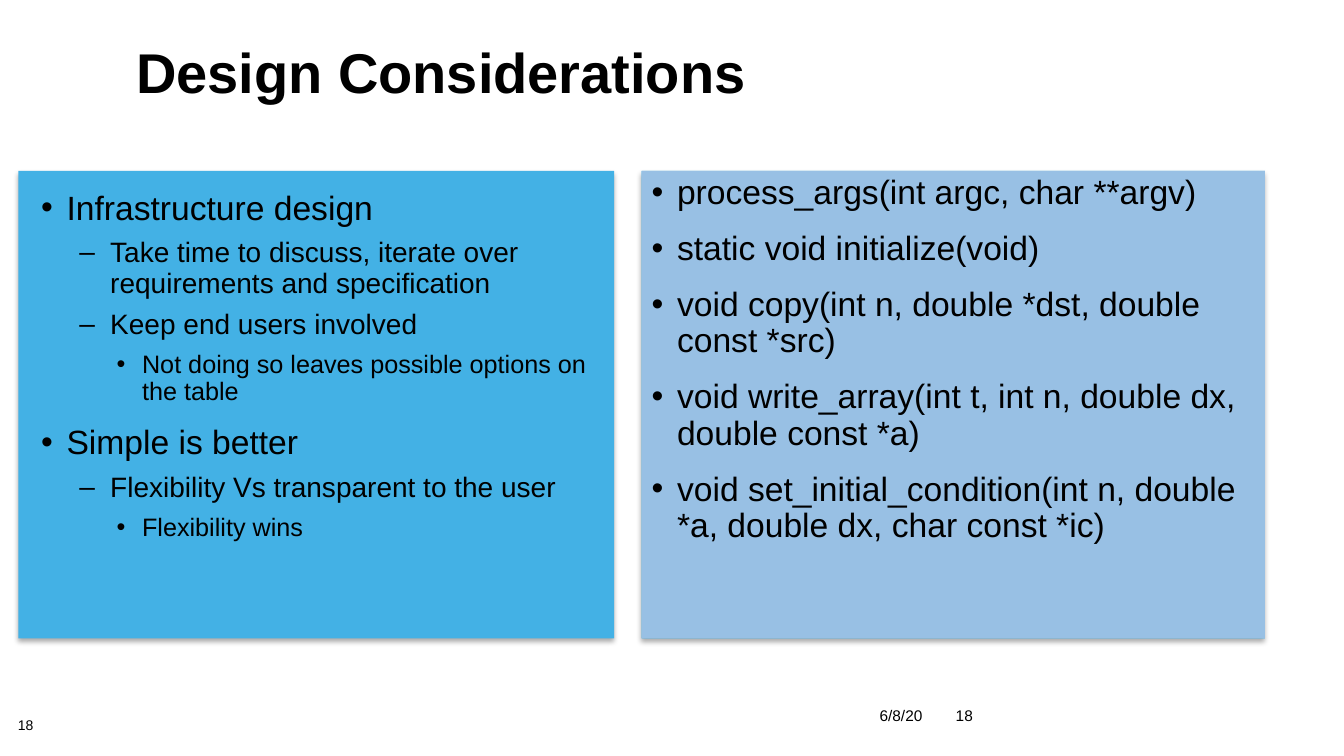
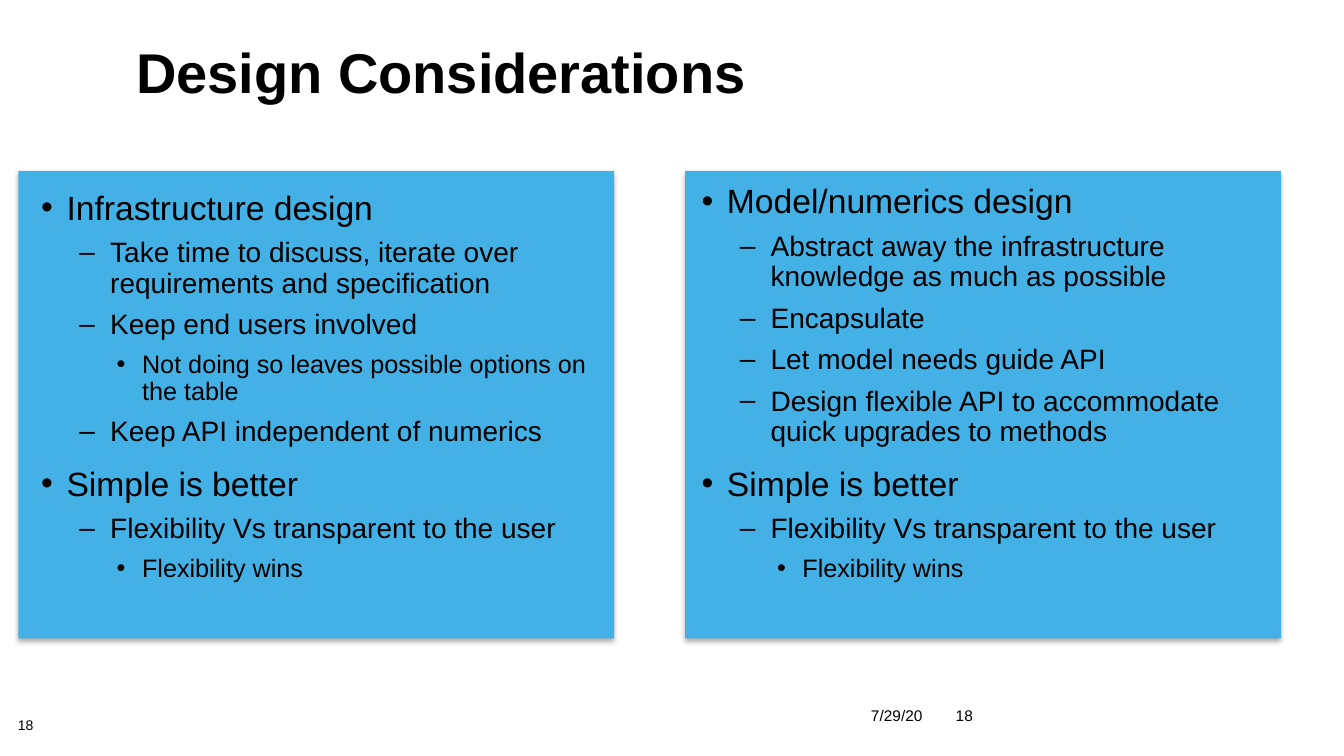
Before and after one commit to betterscientificsoftware/bssw-tutorial, a slide deck: slide 18 of presentations/04-design.pptx. Drawn at 1344x756 pixels with LibreOffice and Linux fonts; fonts in the diff are those of the drawing; background and template pictures are left out. Boxes give left, top, right and bottom in pixels: in the first picture for what was removed or moved away, otherwise in the second. Text is boxed around its words. In the diff, an @@ line names an element or a change of style, - is before the commit and + after.

```diff
--- a/presentations/04-design.pptx
+++ b/presentations/04-design.pptx
@@ text in rectangle at <box>677,179,1236,544</box>: text removed @@
-• process_args(int argc, char **argv)
-• static void initialize(void)
-• void copy(int n, double *dst, double const *src)
-• void write_array(int t, int n, double dx, double const *a)
-• void set_initial_condition(int n, double *a, double dx, char const *ic)
@@ rectangle: place and size @@
-rectangle at <box>641,171,1264,639</box>
+rectangle at <box>686,171,1281,639</box>
@@ rectangle at <box>686,171,1281,639</box>: fill #98C0E4 to #43B1E5; shadow on @@
@@ text "Model/numerics design": place and size @@
-text "Model/numerics design" at <box>641,171,1264,639</box>
+text "Model/numerics design" at <box>727,188,1219,583</box>
@@ text "Model/numerics design" at <box>727,188,1219,583</box>: fill #43B1E5 to none; shadow off @@
@@ text at <box>727,188,1219,583</box>: text added @@
+• Model/numerics design
+  – Abstract away the infrastructure knowledge as much as possible
+  – Encapsulate
+  – Let model needs guide API
+  – Design flexible API to accommodate quick upgrades to methods
+• Simple is better
+  – Flexibility Vs transparent to the user
+    • Flexibility wins
@@ text at <box>110,420,542,446</box>: paragraph added @@
+  – Keep API independent of numerics
@@ text at <box>871,710,922,721</box>: text changed @@
-6/8/20
+7/29/20
```
Also in this commit, not shown: 11 other slides changed, 6 slides added, 6 slides removed, 2 other files.
